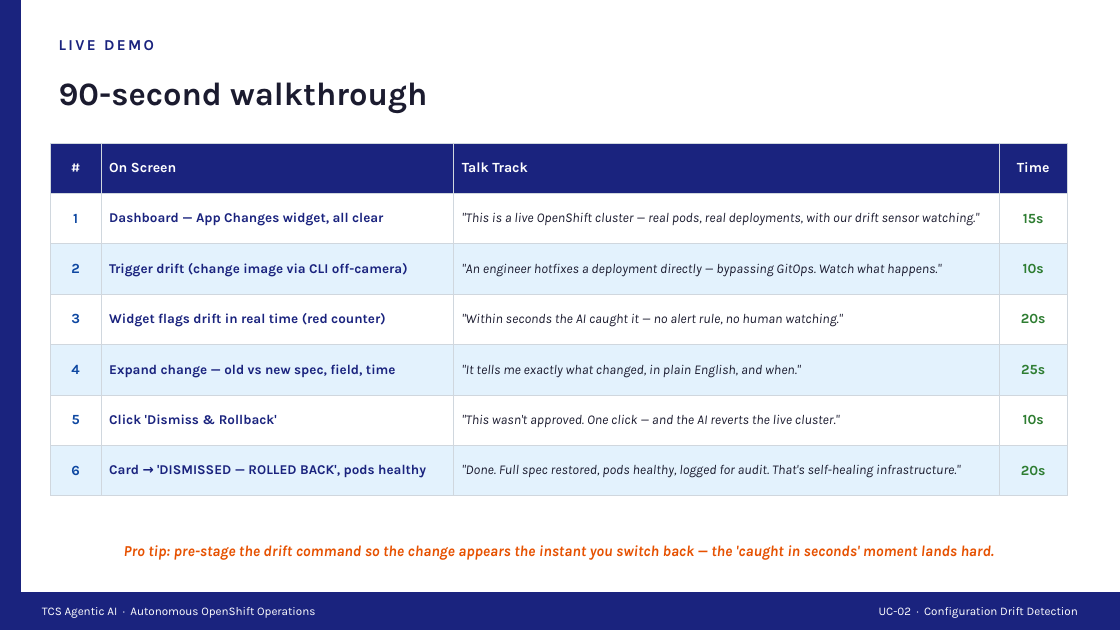
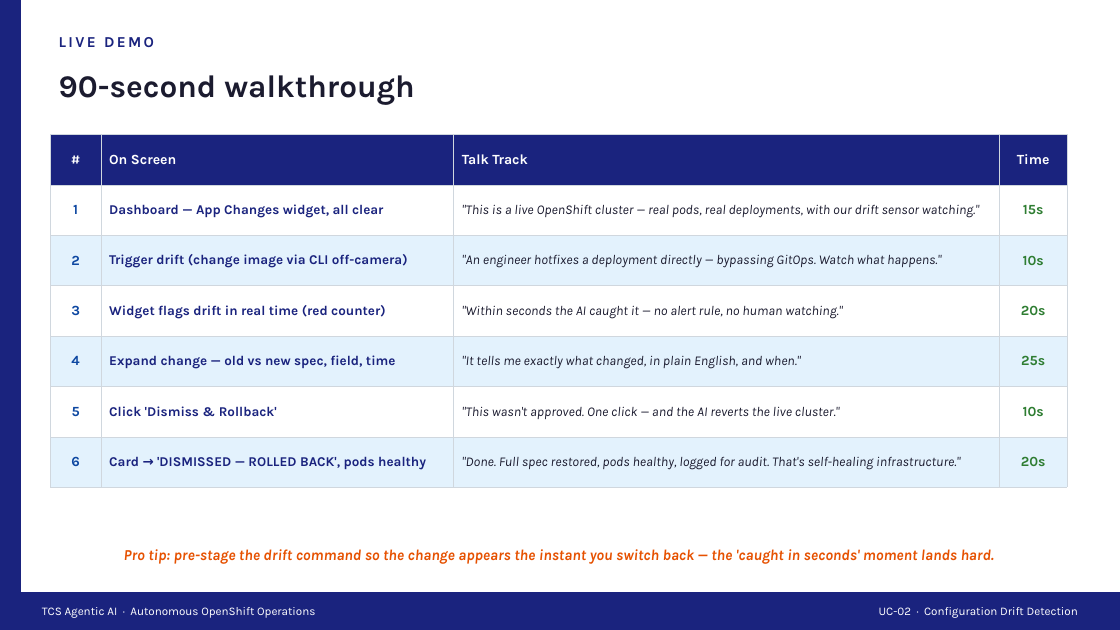
Before and after one commit to cskaruppu/Openshift-mcp-server, a slide deck: slide 7 of TCS_Drift_Detection_UseCase.pptx (slide 6 before the commit). Drawn at 1120x630 pixels with LibreOffice and Linux fonts; fonts in the diff are those of the drawing. Boxes give left, top, right and bottom in pixels: in the first picture for what was removed or moved away, otherwise in the second. Text is boxed around its words. In the diff, an @@ line names an element or a change of style, - is before the commit and + after.

```diff
--- a/TCS_Drift_Detection_UseCase.pptx
+++ b/TCS_Drift_Detection_UseCase.pptx
@@ text "90-second walkthrough" at (59, 75, 415, 105): size 28 to 27 pt @@
@@ table: place and size @@
-table at (50, 143, 1067, 482)
+table at (50, 134, 1067, 474)
@@ text "Pro tip: pre-stage the drift ...": place and size @@
-text "Pro tip: pre-stage the drift ..." at (124, 545, 994, 560)
+text "Pro tip: pre-stage the drift ..." at (124, 549, 994, 564)
```
Also in this commit, not shown: 4 other slides changed, 2 slides added, 1 slide removed.
